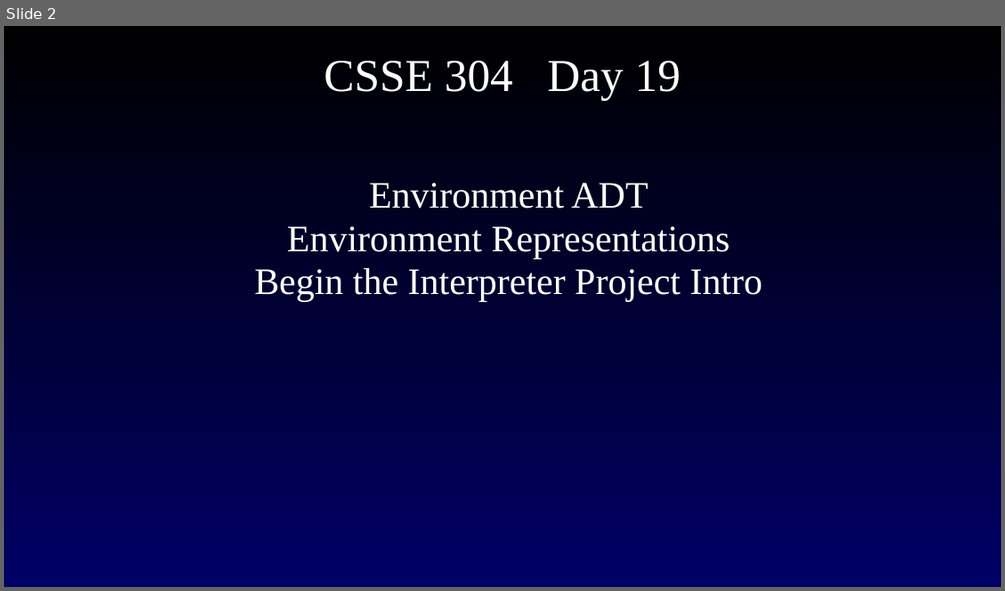
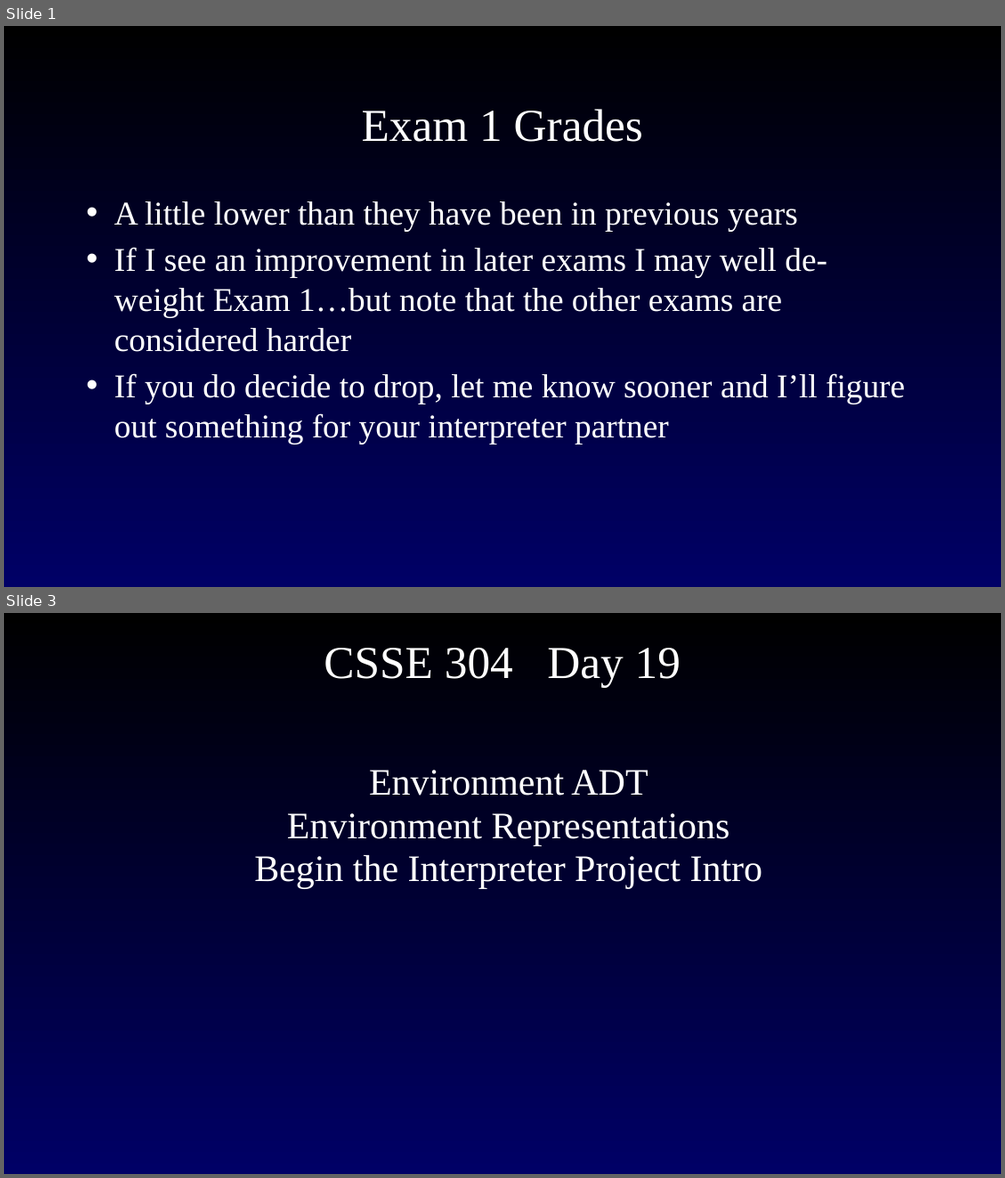
Before and after one commit to RHIT-CSSE/csse304, a slide deck: ClassMaterials/EnvironmentsAndClosures3/19-Environment_representations.pptx. Shown one above the other, each under a label of ours: slide 2 before the commit, slides 1 and 3 after it; the slides between them are not shown. The pictures are 1005x591 and 1005x1178 pixels, drawn with LibreOffice and Linux fonts; fonts in the diff are those of the drawing; background and template pictures are left out. Boxes give left, top, right and bottom in pixels: in the first picture for what was removed or moved away, otherwise in the second. Text is boxed around its words. In the diff, an @@ line names an element or a change of style, - is before the commit and + after.

```diff
--- a/ClassMaterials/EnvironmentsAndClosures3/19-Environment_representations.pptx
+++ b/ClassMaterials/EnvironmentsAndClosures3/19-Environment_representations.pptx
@@ slide 1 added at (4, 26, 1001, 587), background gradient #000000 to #000066 @@
@@ title added at (362, 109, 643, 142), 44 pt, text #FFFFFF @@
+Exam 1 Grades
@@ text added at (114, 201, 905, 443), 32 pt, text #FFFFFF @@
+• A little lower than they have been in previous years
+• If I see an improvement in later exams I may well de-weight Exam 1…but note that the other exams are considered harder
+• If you do decide to drop, let me know sooner and I’ll figure out something for your interpreter partner
@@ what was slide 2 is now slide 3 @@
```
Also in this commit, not shown: 1 other slide added, 1 slide removed, 9 other files.
